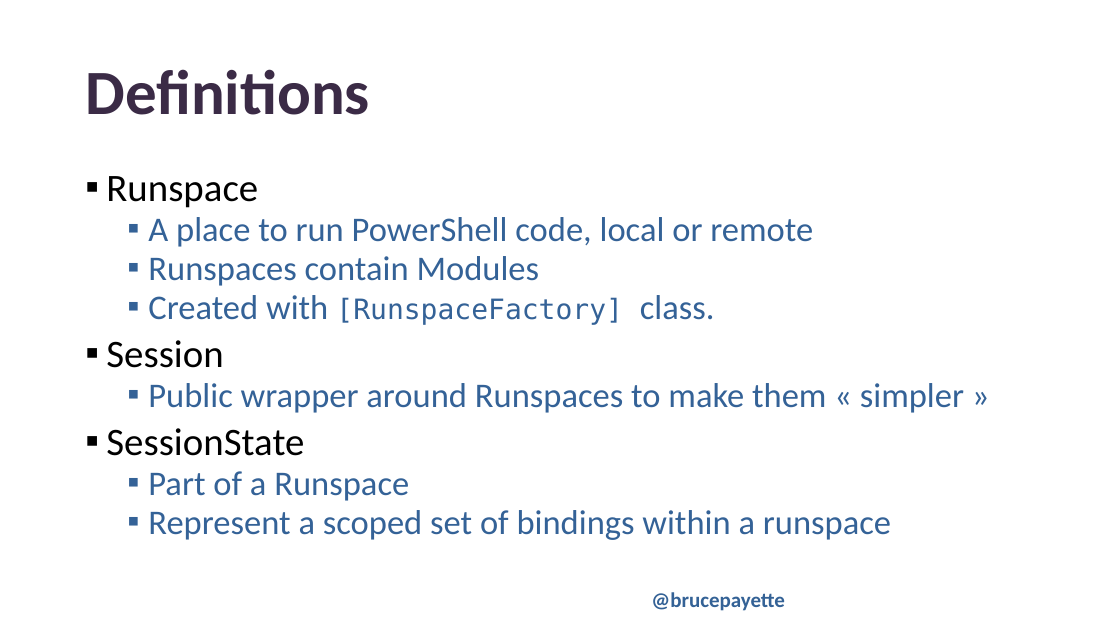
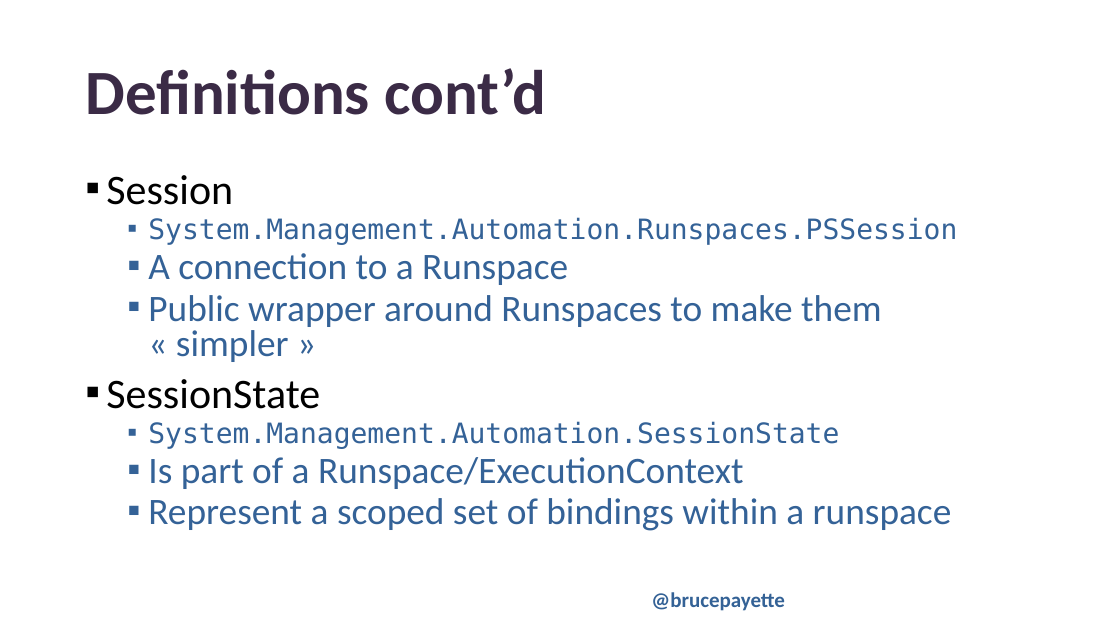
Before and after one commit to BrucePay/PSConfEU2024, a slide deck: slide 10 of payette_2024_closures.pptx (slide 8 before the commit). Drawn at 1120x630 pixels with LibreOffice and Linux fonts; fonts in the diff are those of the drawing; background and template pictures are left out. Boxes give left, top, right and bottom in pixels: in the first picture for what was removed or moved away, otherwise in the second. Text is boxed around its words. In the diff, an @@ line names an element or a change of style, - is before the commit and + after.

```diff
--- a/payette_2024_closures.pptx
+++ b/payette_2024_closures.pptx
@@ title at box(85, 68, 546, 115): text changed @@
-Definitions
+Definitions cont’d
@@ text at box(106, 176, 813, 325): paragraphs removed @@
-▪ Runspace
-  ▪ A place to run PowerShell code, local or remote
-  ▪ Runspaces contain Modules
-  ▪ Created with [RunspaceFactory] class.
@@ text at box(106, 175, 952, 531): size 33.3 to 36 pt in "Session", "SessionState"; size 29.6 to 32 pt in "Public wrapper around Runspaces to make them ...", "Represent a scoped set of bindings within ..." @@
@@ text at box(148, 217, 957, 285): paragraphs added @@
+  ▪ System.Management.Automation.Runspaces.PSSession
+  ▪ A connection to a Runspace
@@ text at box(148, 421, 839, 489): text changed; size 29.6 to 24 pt; font Calibri to DejaVu Sans Mono @@
-  ▪ Part of a Runspace
+  ▪ System.Management.Automation.SessionState
+  ▪ Is part of a Runspace/ExecutionContext
```
Also in this commit, not shown: 5 other slides changed, 5 slides added, 1 slide removed, 1 other file.
